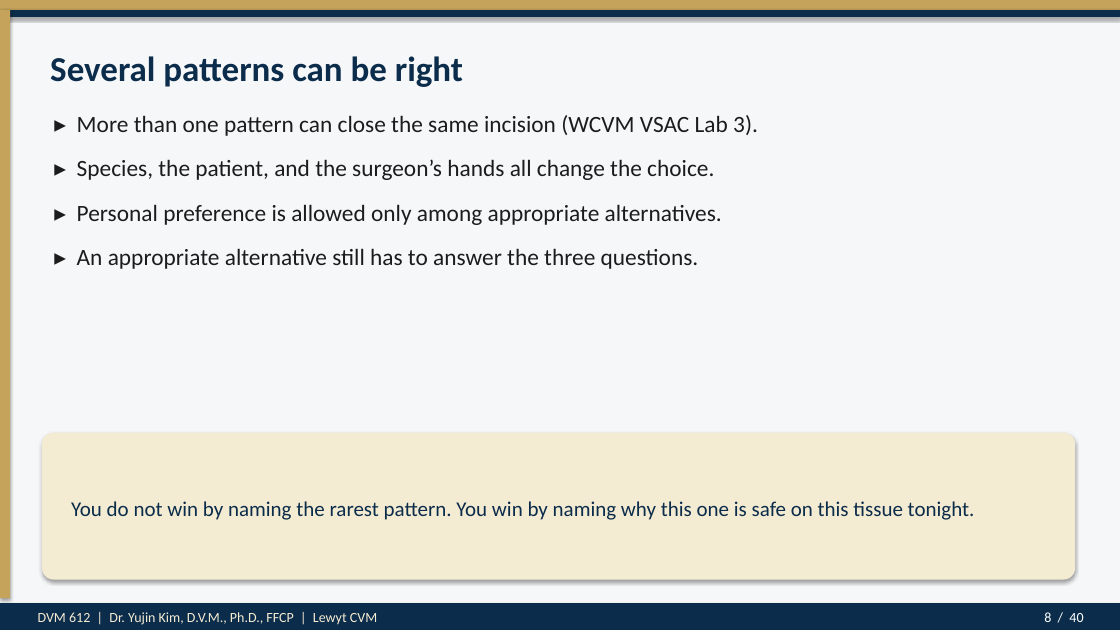
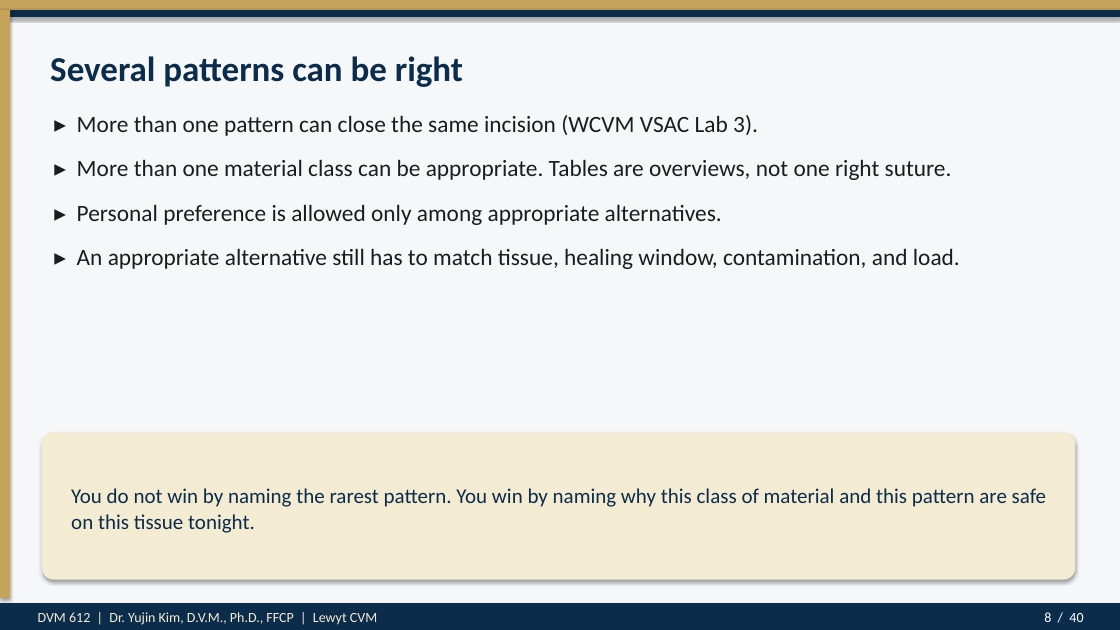
Before and after one commit to drkimvet/happycare, a slide deck: slide 8 of lectures/DVM-612_Week7_Suture_Patterns_Closures.pptx. Drawn at 1120x630 pixels with LibreOffice and Linux fonts; fonts in the diff are those of the drawing. Boxes give left, top, right and bottom in pixels: in the first picture for what was removed or moved away, otherwise in the second. Text is boxed around its words. In the diff, an @@ line names an element or a change of style, - is before the commit and + after.

```diff
--- a/lectures/DVM-612_Week7_Suture_Patterns_Closures.pptx
+++ b/lectures/DVM-612_Week7_Suture_Patterns_Closures.pptx
@@ text at box(77, 159, 952, 180): text changed @@
-▸ Species, the patient, and the surgeon’s hands all change the choice.
+▸ More than one material class can be appropriate. Tables are overviews, not one right suture.
@@ text at box(77, 248, 960, 269): text changed @@
-▸ An appropriate alternative still has to answer the three questions.
+▸ An appropriate alternative still has to match tissue, healing window, contamination, and load.
@@ text at box(71, 488, 1046, 533): text changed @@
-You do not win by naming the rarest pattern. You win by naming why this one is safe on this tissue tonight.
+You do not win by naming the rarest pattern. You win by naming why this class of material and this pattern are safe on this tissue tonight.
```
Also in this commit, not shown: 7 other slides changed, 2 other files.
